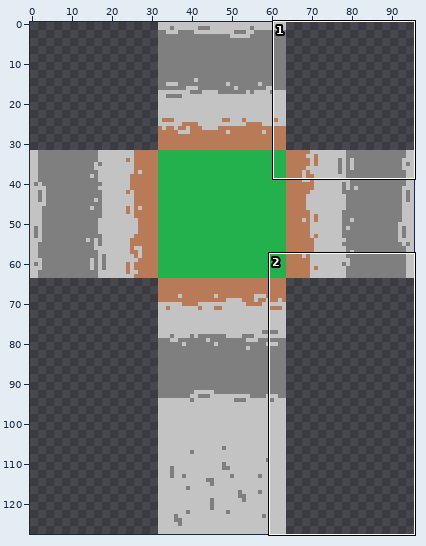
Two versions of one sprite sheet, MoodSwingGame/Content/Floors/Road_0.png. The first picture is a wide view before the edit; the outline marks the close-up.
Close-up. First the earlier version:
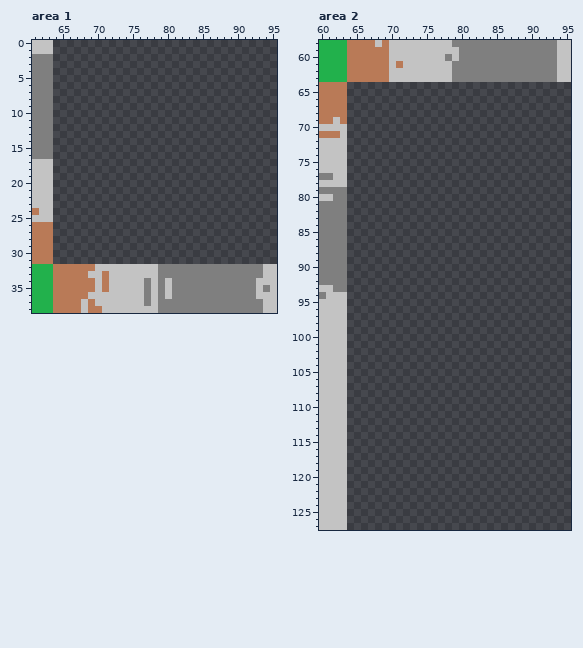
The file is 96x128 pixels. Colours within 5 levels of each other are drawn and written as one. Shown: area 1: x 61..95, y 0..38; area 2: x 60..95, y 58..127. The commit also changed other parts of the picture, which this record leaves out.
Now the later version:
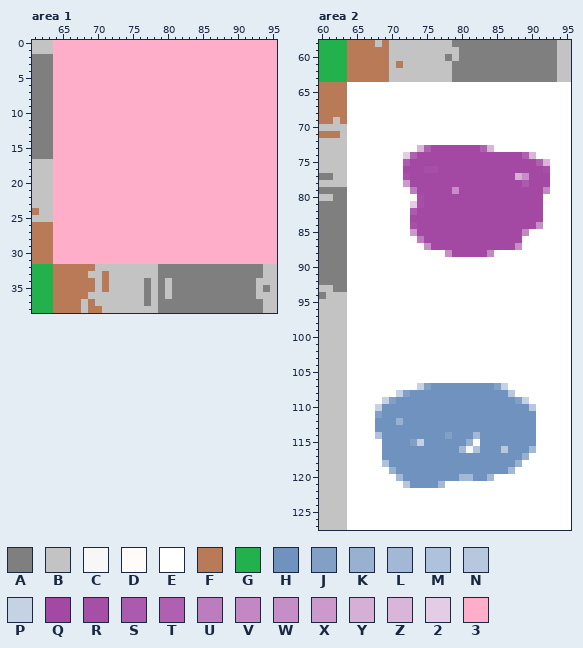
Palette (. is transparent): A #7f7f7f  B #c3c3c3  C #f7f7f7  D #fffbf8  E #ffffff  F #b97a57  G #22b14c  H #7092be  J #82a0c6  K #99b1d1  L #a2b8d5  M #afc2db  N #b7c8de  P #c5d2e4  Q #a349a4  R #a64fa7  S #ac5aad  T #af60b0  U #bd7cbe  V #c388c4  W #c68ec7  X #cc99cc  Y #d6afd7  Z #d9b5da  2 #e5cce5  3 #ffaec9
Edits made:
Changed rows in their new state; - is an unchanged pixel.
Area 1:
first column x 64:
 0 33333333333333333333333333333333
 1 33333333333333333333333333333333
 2 33333333333333333333333333333333
 3 33333333333333333333333333333333
 4 33333333333333333333333333333333
 5 33333333333333333333333333333333
 6 33333333333333333333333333333333
 7 33333333333333333333333333333333
 8 33333333333333333333333333333333
 9 33333333333333333333333333333333
10 33333333333333333333333333333333
11 33333333333333333333333333333333
12 33333333333333333333333333333333
13 33333333333333333333333333333333
14 33333333333333333333333333333333
15 33333333333333333333333333333333
16 33333333333333333333333333333333
17 33333333333333333333333333333333
18 33333333333333333333333333333333
19 33333333333333333333333333333333
20 33333333333333333333333333333333
21 33333333333333333333333333333333
22 33333333333333333333333333333333
23 33333333333333333333333333333333
24 33333333333333333333333333333333
25 33333333333333333333333333333333
26 33333333333333333333333333333333
27 33333333333333333333333333333333
28 33333333333333333333333333333333
29 33333333333333333333333333333333
30 33333333333333333333333333333333
31 33333333333333333333333333333333
Area 2:
first column x 64:
 64 EEEEEEEEEEEEEEEEEEEEEEEEEEEEEEEE
 65 EEEEEEEEEEEEEEEEEEEEEEEEEEEEEEEE
 66 EEEEEEEEEEEEEEEEEEEEEEEEEEEEEEEE
 67 EEEEEEEEEEEEEEEEEEEEEEEEEEEEEEEE
 68 EEEEEEEEEEEEEEEEEEEEEEEEEEEEEEEE
 69 EEEEEEEEEEEEEEEEEEEEEEEEEEEEEEEE
 70 EEEEEEEEEEEEEEEEEEEEEEEEEEEEEEEE
 71 EEEEEEEEEEEEEEEEEEEEEEEEEEEEEEEE
 72 EEEEEEEEEEEEEEEEEEEEEEEEEEEEEEEE
 73 EEEEEEEEEEZTQQQQQQQTZEEEEEEEEEEE
 74 EEEEEEEE2TQQQQQQQQQQQQQQQTZEEEEE
 75 EEEEEEEESQQQQQQQQQQQQQQQQQQTZEEE
 76 EEEEEEEEQQQRRQQQQQQQQQQQQQQQREEE
 77 EEEEEEEERQQQQQQQQQQQQQQQYWQQQEEE
 78 EEEEEEEEXQQQQQQQQQQQQQQQQSQQQEEE
 79 EEEEEEEEDUQQQQQWQQQQQQQQQQQQVEEE
 80 EEEEEEEEEDRQQQQQQQQQQQQQQQQQDEEE
 81 EEEEEEEEE2RQQQQQQQQQQQQQQQQQEEEE
 82 EEEEEEEEESQQQQQQQQQQQQQQQQQQEEEE
 83 EEEEEEEEEQQQQQQQQQQQQQQQQQQQEEEE
 84 EEEEEEEEERQQQQQQQQQQQQQQQQQWEEEE
 85 EEEEEEEEEXQQQQQQQQQQQQQQQVEEEEEE
 86 EEEEEEEEEDUQQQQQQQQQQQQQQDEEEEEE
 87 EEEEEEEEEEDWQQQQQQQQQQQQWEEEEEEE
 88 EEEEEEEEEEEEEDWQQQQQVDEEEEEEEEEE
 89 EEEEEEEEEEEEEEEEEEEEEEEEEEEEEEEE
 90 EEEEEEEEEEEEEEEEEEEEEEEEEEEEEEEE
 91 EEEEEEEEEEEEEEEEEEEEEEEEEEEEEEEE
 92 EEEEEEEEEEEEEEEEEEEEEEEEEEEEEEEE
 93 EEEEEEEEEEEEEEEEEEEEEEEEEEEEEEEE
 94 EEEEEEEEEEEEEEEEEEEEEEEEEEEEEEEE
 95 EEEEEEEEEEEEEEEEEEEEEEEEEEEEEEEE
 96 EEEEEEEEEEEEEEEEEEEEEEEEEEEEEEEE
 97 EEEEEEEEEEEEEEEEEEEEEEEEEEEEEEEE
 98 EEEEEEEEEEEEEEEEEEEEEEEEEEEEEEEE
 99 EEEEEEEEEEEEEEEEEEEEEEEEEEEEEEEE
100 EEEEEEEEEEEEEEEEEEEEEEEEEEEEEEEE
101 EEEEEEEEEEEEEEEEEEEEEEEEEEEEEEEE
102 EEEEEEEEEEEEEEEEEEEEEEEEEEEEEEEE
103 EEEEEEEEEEEEEEEEEEEEEEEEEEEEEEEE
104 EEEEEEEEEEEEEEEEEEEEEEEEEEEEEEEE
105 EEEEEEEEEEEEEEEEEEEEEEEEEEEEEEEE
106 EEEEEEEEEEEEEEEEEEEEEEEEEEEEEEEE
107 EEEEEEEEEEPJHHHHHHHHHJPEEEEEEEEE
108 EEEEEEEPJHHHHHHHHHHHHHHNEEEEEEEE
109 EEEEEPJHHHHHHHHHHHHHHHHHJPEEEEEE
110 EEEEPHHHHHHHHHHHHHHHHHHHHHNEEEEE
111 EEEEJHHHHHHHHHHHHHHHHHHHHHHEEEEE
112 EEEEHHHKHHHHHHHHHHHHHHHHHHHEEEEE
113 EEEEHHHHHHHHHHHHHHHHHHHHHHHEEEEE
114 EEEEMHHHHHHHHHJHHHLHHHHHHHHEEEEE
115 EEEEEHHHHJPHHHHHHKEHHHHHHHHEEEEE
116 EEEEEHHHHHHHHHHHLCMHHHNHHHLEEEEE
117 EEEEEHHHHHHHHHHHHHHHHHHHHKEEEEEE
118 EEEEEMHHHHHHHHHHHHHHHHHHKEEEEEEE
119 EEEEEEKHHHHHHHHHHHHHHHHLEEEEEEEE
120 EEEEEEELHHHHHHHHLLHHLEEEEEEEEEEE
121 EEEEEEEENHHHHLEEEEEEEEEEEEEEEEEE
122 EEEEEEEEEEEEEEEEEEEEEEEEEEEEEEEE
123 EEEEEEEEEEEEEEEEEEEEEEEEEEEEEEEE
124 EEEEEEEEEEEEEEEEEEEEEEEEEEEEEEEE
125 EEEEEEEEEEEEEEEEEEEEEEEEEEEEEEEE
126 EEEEEEEEEEEEEEEEEEEEEEEEEEEEEEEE
127 EEEEEEEEEEEEEEEEEEEEEEEEEEEEEEEE
